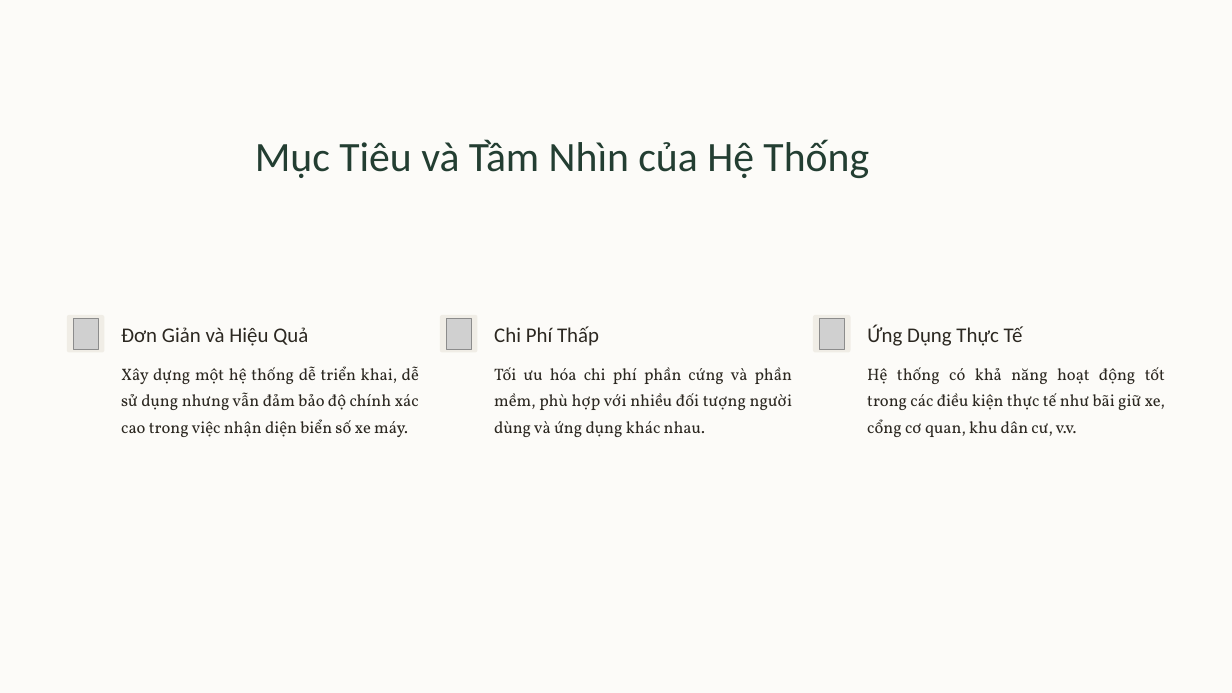
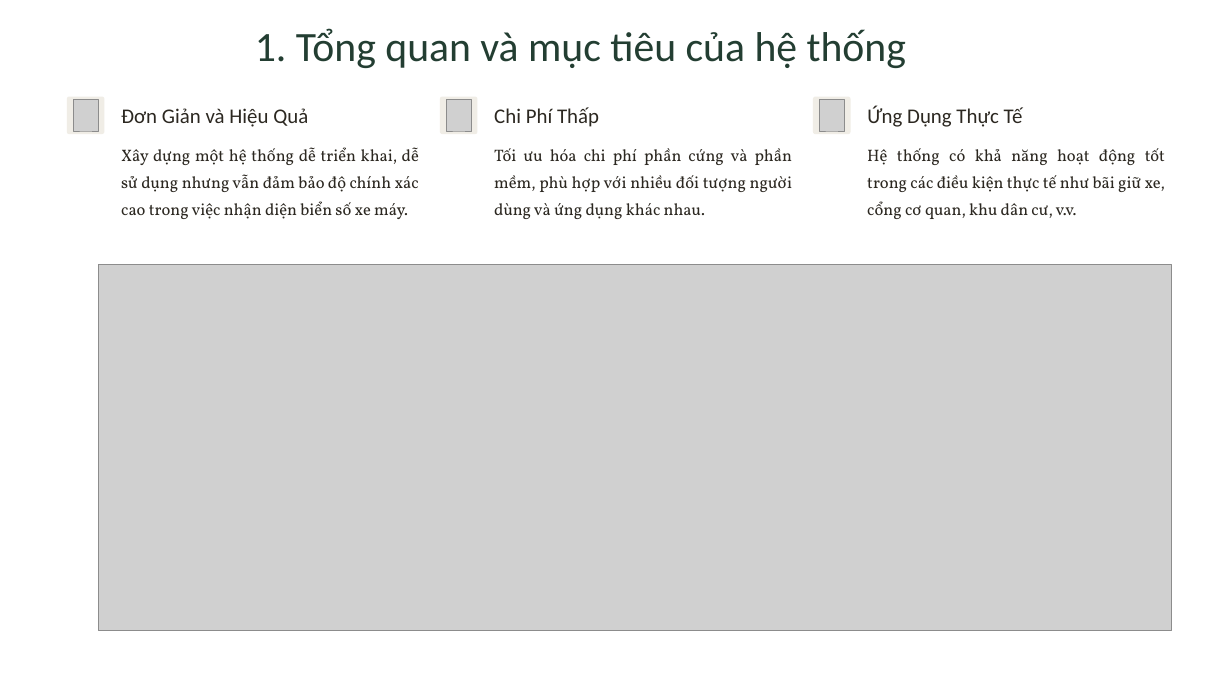
Before and after one commit to MinhTris21/ESP32CAM-FLASK, a slide deck: slide 3 of 21200363 - Nguyễn Minh Trí - THUYẾT TRÌNH.pptx (slide 2 before the commit). Drawn at 1232x693 pixels with LibreOffice and Linux fonts; fonts in the diff are those of the drawing; grey boxes stand for pictures. Boxes give left, top, right and bottom in pixels: in the first picture for what was removed or moved away, otherwise in the second. Text is boxed around its words. In the diff, an @@ line names an element or a change of style, - is before the commit and + after.

```diff
--- a/21200363 - Nguyễn Minh Trí - THUYẾT TRÌNH.pptx
+++ b/21200363 - Nguyễn Minh Trí - THUYẾT TRÌNH.pptx
@@ rectangle removed at [0, 0, 1232, 693] @@
@@ text at [255, 28, 906, 68]: text changed @@
-Mục Tiêu và Tầm Nhìn của Hệ Thống
+1. Tổng quan và mục tiêu của hệ thống
@@ 6 texts, 3 pictures, 3 rounded rectangles: place and size @@
-6 texts, 3 pictures, 3 rounded rectangles at [67, 315, 1165, 437]
+6 texts, 3 pictures, 3 rounded rectangles at [67, 96, 1165, 219]
@@ picture added at [98, 265, 1171, 631] @@
```
Also in this commit, not shown: 8 other slides changed, 5 slides added, 3 slides removed.
